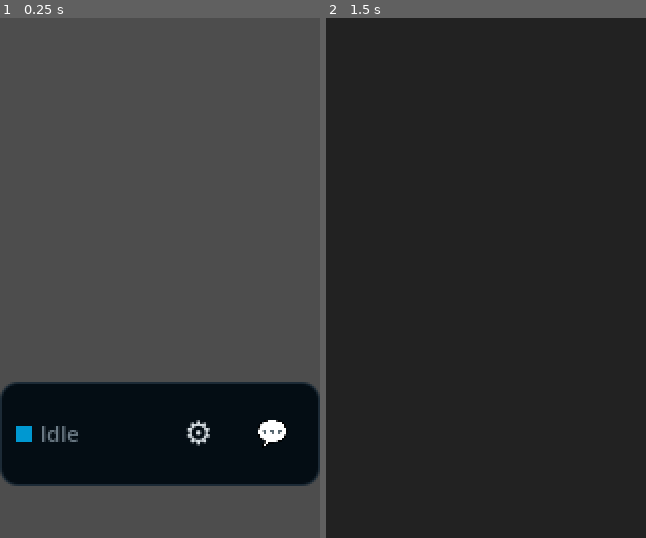
Above: before the commit, frames 1-2 (left to right).
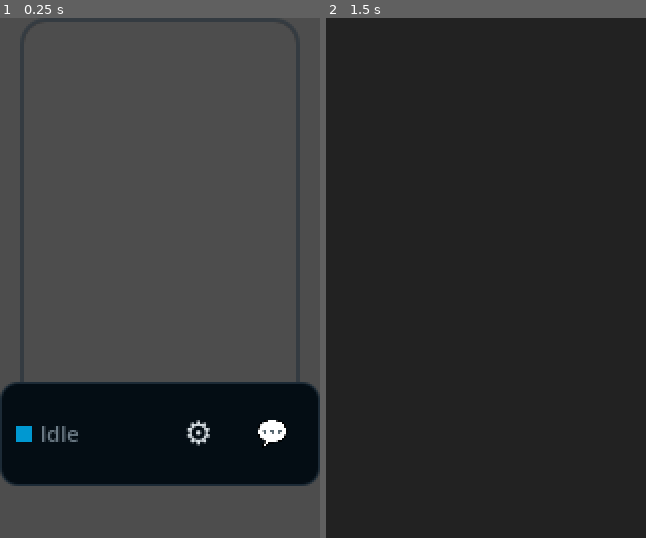
Above: after the commit, the same moments.

Repository: hazarsozer/project-lumi
Game: Godot game, scene res://scenes/main.tscn
The game is run twice, just before and just after one commit, with the same random seed, the same clock (stepped at 60 frames per second) and the same inputs.
Inputs:
- Up to frame 1 (0.25 s): no input
- Up to frame 2 (1.5 s): click "⚙" at 0.5 s; click "💬" at 1.25 s

The runs differ from the first frame. In frame 1, 2.3% of the frame differs, in the area x 6-94%, y 0-70%; in frame 2, nothing differs.

Commit message:
feat(ui): B6 — state-color glow ring around avatar area
- Add GlowRing Panel node to CompactOverlay (140×210, matches avatar size)
- Create StyleBoxFlat at runtime with transparent fill + 2px border + r12 corners
- _apply_state_ui() drives border_color: accent when active, dim border when idle

Diff:
--- a/ui/scenes/main.tscn
+++ b/ui/scenes/main.tscn
@@ -19,6 +19,13 @@
 anchor_right = 1.0
 anchor_bottom = 1.0
 theme = ExtResource("6_theme")
+
+[node name="GlowRing" type="Panel" parent="CompactOverlay"]
+layout_mode = 0
+offset_left = 10.0
+offset_top = 0.0
+offset_right = 150.0
+offset_bottom = 210.0
 
 [node name="ButtonTray" type="Panel" parent="CompactOverlay"]
 layout_mode = 0
--- a/ui/scripts/main.gd
+++ b/ui/scripts/main.gd
@@ -9,6 +9,9 @@
 @onready var settings_btn: Button = $CompactOverlay/ButtonTray/TrayLayout/SettingsBtn
 @onready var chat_btn: Button = $CompactOverlay/ButtonTray/TrayLayout/ChatBtn
 @onready var sprite: AnimatedSprite2D = $AvatarController/AnimatedSprite2D
+@onready var glow_ring: Panel = $CompactOverlay/GlowRing
+
+var _glow_style: StyleBoxFlat = null
 
 # Accent colors per state (matches design_tokens.json).
 const STATE_COLORS: Dictionary = {
@@ -31,6 +34,14 @@
 	settings_btn.pressed.connect(_on_settings_pressed)
 	chat_btn.pressed.connect(_on_chat_pressed)
 	chat_panel.message_submitted.connect(_on_chat_message_submitted)
+	_glow_style = StyleBoxFlat.new()
+	_glow_style.bg_color = Color(0, 0, 0, 0)
+	_glow_style.border_width_left = 2
+	_glow_style.border_width_top = 2
+	_glow_style.border_width_right = 2
+	_glow_style.border_width_bottom = 2
+	_glow_style.set_corner_radius_all(12)
+	glow_ring.add_theme_stylebox_override("panel", _glow_style)
 	_apply_state_ui("idle")
 
 
@@ -137,6 +148,8 @@
 		"font_color",
 		color if is_active else Color(0.427, 0.486, 0.529, 1)
 	)
+	if _glow_style != null:
+		_glow_style.border_color = color if is_active else Color(0.110, 0.165, 0.212, 0.5)
 
 
 # ---------------------------------------------------------------------------
